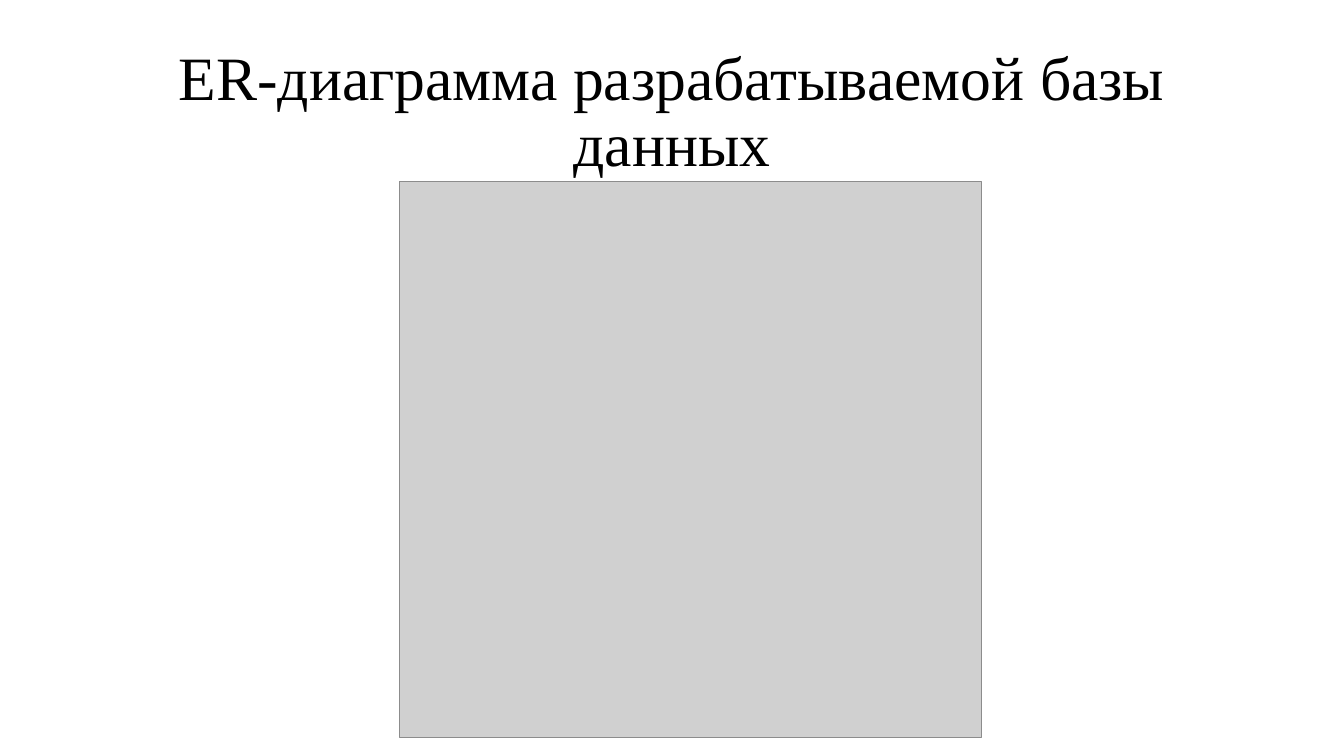
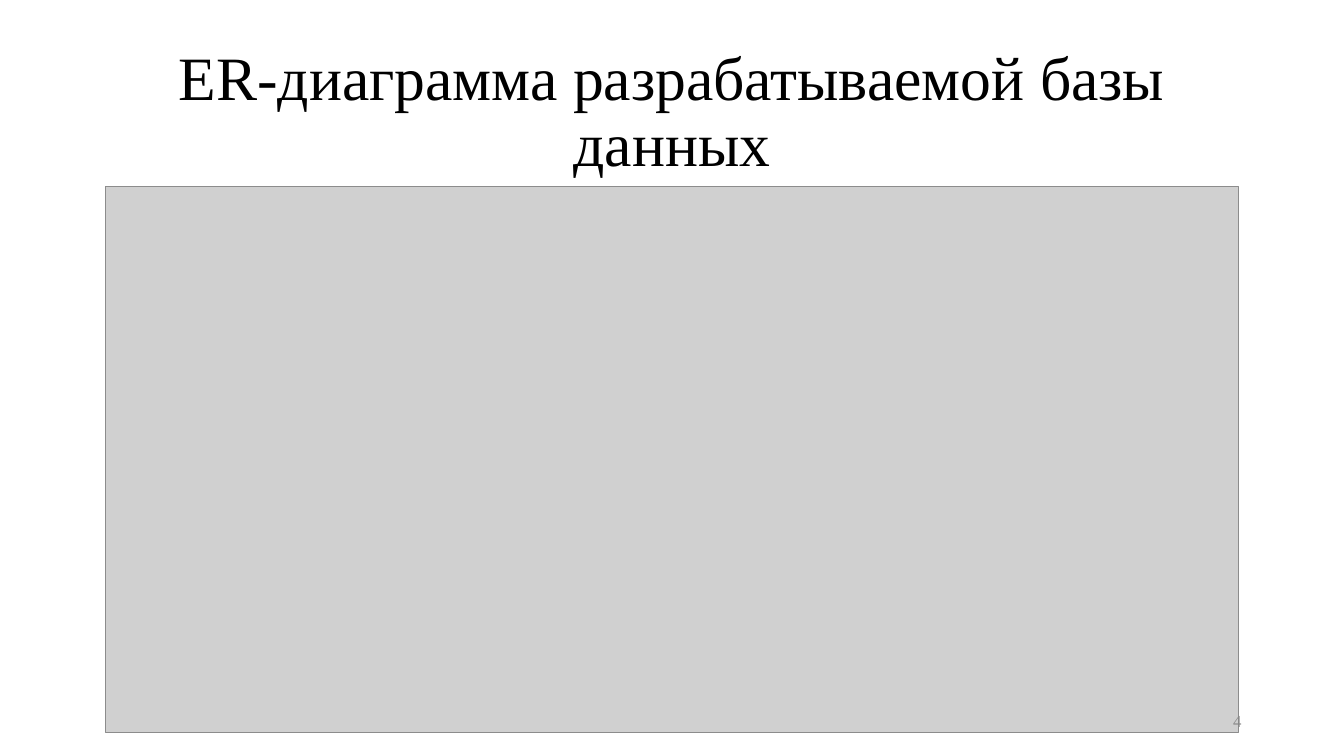
Before and after one commit to nikitalystsev/db_course, a slide deck: slide 4 of docs/presentation/pres.pptx. Drawn at 1344x756 pixels with LibreOffice and Linux fonts; fonts in the diff are those of the drawing; grey boxes stand for pictures. Boxes give left, top, right and bottom in pixels: in the first picture for what was removed or moved away, otherwise in the second. Text is boxed around its words. In the diff, an @@ line names an element or a change of style, - is before the commit and + after.

```diff
--- a/docs/presentation/pres.pptx
+++ b/docs/presentation/pres.pptx
@@ picture: place and size @@
-picture at [400, 181, 982, 737]
+picture at [106, 187, 1239, 733]
@@ page number added at [1233, 714, 1241, 732], 12 pt, text #888888 @@
+4
```
Also in this commit, not shown: 14 other slides changed, 53 other files.
